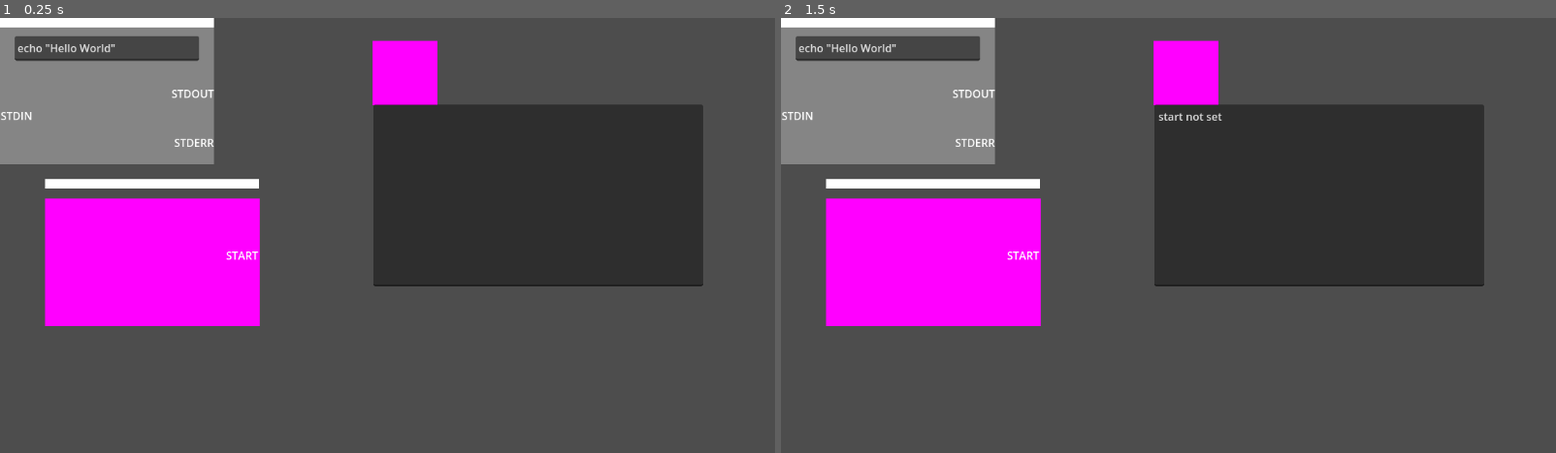
Above: before the commit, frames 1-2 (left to right).
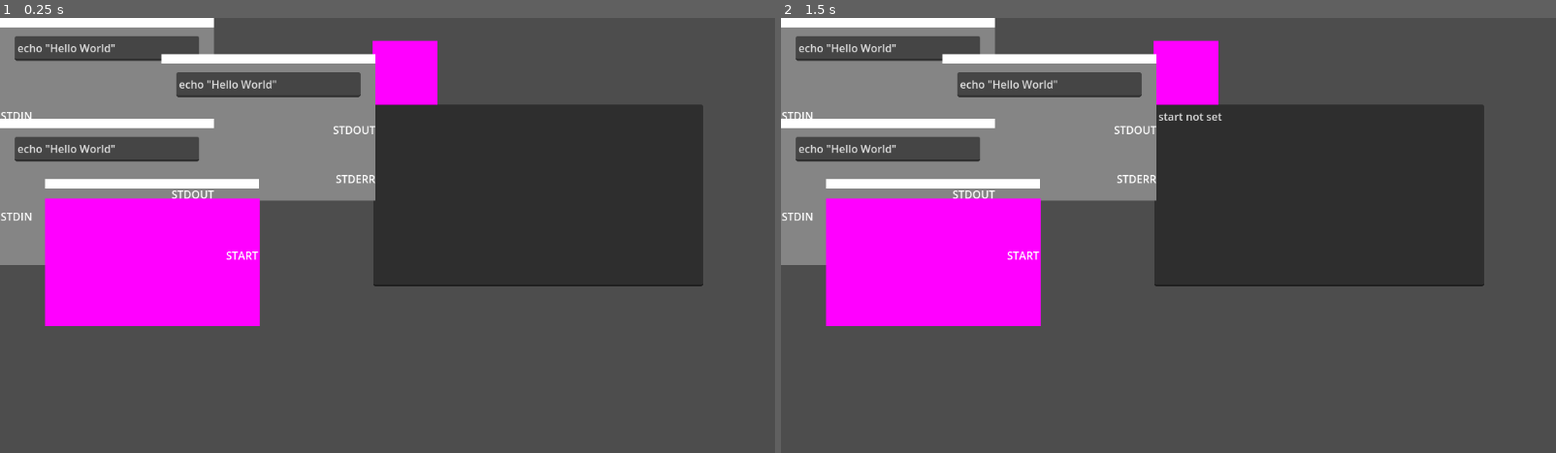
Above: after the commit, the same moments.

Repository: Ki11erRabbit/GUI-Shell
Game: Godot game, scene res://Shell/Shell.tscn
Two runs of this game, one before a commit and one after it. Both use one fixed random seed, a clock stepped at 60 frames per second and the inputs below.
Inputs (mouse positions are in pixels of both pictures, inside the frame that each line leads up to):
- Up to frame 1 (0.25 s): no input
- Up to frame 2 (1.5 s): click (1315, 196) at 0.52 s; type "12" at 0.6 s; click (1184, 74) at 1.25 s

The runs differ from the first frame. In frame 1, 11% of the frame differs, in the area x 0-49%, y 8-57%; in frame 2, 11%.

Commit message:
made it so that pipelines actually work

Diff:
--- a/Command/Command.gd
+++ b/Command/Command.gd
@@ -18,7 +18,7 @@
 	elif compiled_stdout == null and compiled_stderr != null:
 		return get_node("TextEdit").text + "1>&3 2>&1 | " + compiled_stderr
 	else:
-		var format_string = "{ {command1} 2>&3 | {command2}; } 3>&1 | {command3}"
+		var format_string = "{ {command1} 2>&3 | {command2}; } 1>&2 3>&1 | {command3}"
 		var dict = {"command1": get_node("TextEdit").text, "command2": compiled_stdout, "command3": compiled_stderr}
 		return format_string.format(dict)
 
--- a/Command/command.tscn
+++ b/Command/command.tscn
@@ -45,6 +45,7 @@
 offset_bottom = 127.0
 text = "STDOUT"
 command = NodePath("..")
+io = "STDOUT"
 
 [node name="STDERR" parent="." node_paths=PackedStringArray("command") instance=ExtResource("5_eofx6")]
 layout_mode = 0
@@ -54,6 +55,7 @@
 offset_bottom = 200.0
 text = "STDERR"
 command = NodePath("..")
+io = "STDERR"
 
 [node name="Area2D" type="Area2D" parent="."]
 
--- a/Node/ConnectorLabel.gd
+++ b/Node/ConnectorLabel.gd
@@ -1,6 +1,7 @@
 extends Label
 
 @export var command: Command
+@export var io: String
 
 
 # Called when the node enters the scene tree for the first time.
@@ -16,6 +17,6 @@
 	print("[Draggable] get_drag_data has run")
 	return self
 
-func send_attach(cmd: Command, io: String):
+func send_attach(cmd: Command):
 	print("sending attach signal")
 	command.emit_signal("attach", cmd, io)
--- a/Node/ConnectorReciever.gd
+++ b/Node/ConnectorReciever.gd
@@ -21,4 +21,4 @@
 
 func _drop_data(position: Vector2, data) -> void:
 	print("sending attach")
-	data.send_attach(get_parent(), connector_name)
+	data.send_attach(get_parent())
--- a/Shell/Shell.tscn
+++ b/Shell/Shell.tscn
@@ -26,19 +26,34 @@
 position = Vector2(554, 68)
 
 [node name="Context" type="Node2D" parent="." node_paths=PackedStringArray("start")]
+y_sort_enabled = true
 script = ExtResource("3_8qpbt")
-start = NodePath("../Window2/Start")
+start = NodePath("Window2/Start")
 
-[node name="Window" parent="." node_paths=PackedStringArray("contents") instance=ExtResource("4_7007g")]
+[node name="Window" parent="Context" node_paths=PackedStringArray("contents") instance=ExtResource("4_7007g")]
 contents = NodePath("Command")
 
-[node name="Command" parent="Window" instance=ExtResource("4_gh245")]
+[node name="Command" parent="Context/Window" instance=ExtResource("4_gh245")]
 command = "echo \"Hello World\""
 
-[node name="Window2" parent="." node_paths=PackedStringArray("contents") instance=ExtResource("4_7007g")]
+[node name="Window3" parent="Context" node_paths=PackedStringArray("contents") instance=ExtResource("4_7007g")]
+position = Vector2(0, 150)
+contents = NodePath("../Window/Command")
+
+[node name="Command" parent="Context/Window3" instance=ExtResource("4_gh245")]
+command = "echo \"Hello World\""
+
+[node name="Window4" parent="Context" node_paths=PackedStringArray("contents") instance=ExtResource("4_7007g")]
+position = Vector2(240, 54)
+contents = NodePath("../Window/Command")
+
+[node name="Command" parent="Context/Window4" instance=ExtResource("4_gh245")]
+command = "echo \"Hello World\""
+
+[node name="Window2" parent="Context" node_paths=PackedStringArray("contents") instance=ExtResource("4_7007g")]
 position = Vector2(67, 240)
 contents = NodePath("Start")
 
-[node name="Start" parent="Window2" instance=ExtResource("6_lpcgj")]
+[node name="Start" parent="Context/Window2" instance=ExtResource("6_lpcgj")]
 offset_top = 1.0
 offset_bottom = 1.0
